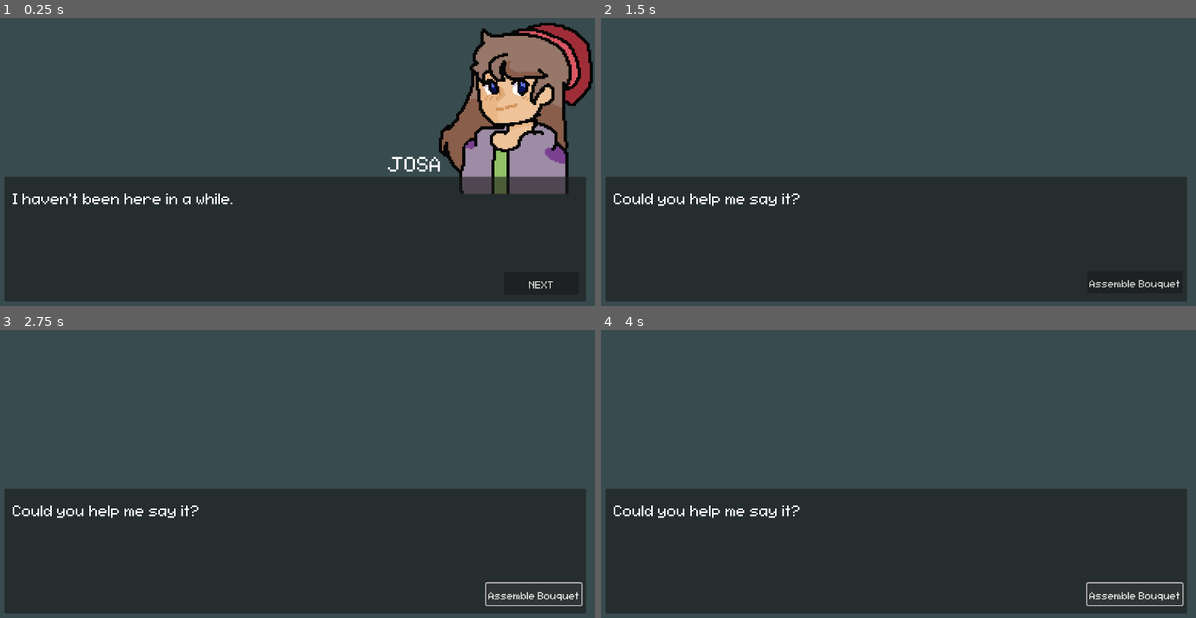
Above: before the commit, frames 1-4 (two rows, left to right).
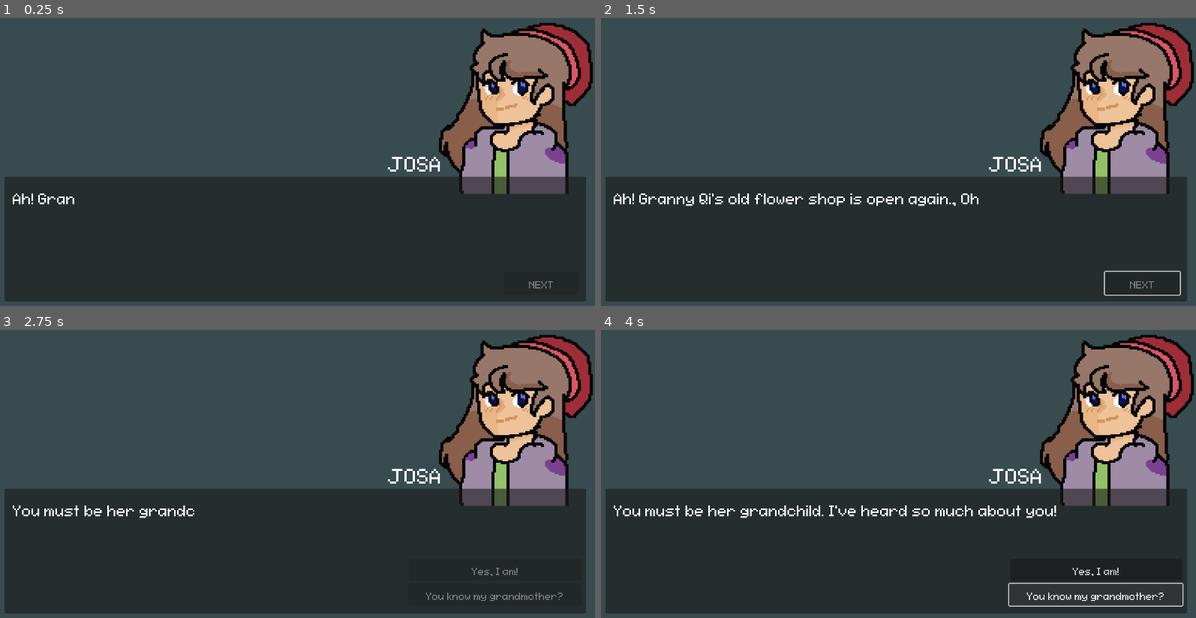
Above: after the commit, the same moments.

Repository: FraN-onLine/Say-it-with-Flowers
Game: Godot game, scene res://UI/DialogueBox.tscn
Two runs of this game, one before a commit and one after it. Both use one fixed random seed, a clock stepped at 60 frames per second and the inputs below.
Inputs (mouse positions are in pixels of both pictures, inside the frame that each line leads up to):
- Up to frame 1 (0.25 s): no input
- Up to frame 2 (1.5 s): click (1142, 282) at 0.5 s, where only the run before the commit has a clickable "NEXT"; click (1142, 282) at 1.25 s, where only the run before the commit has a clickable "NEXT"
- Up to frame 3 (2.75 s): click (535, 594) at 2 s, where only the run before the commit has a clickable "Assemble Bouquet"
- Up to frame 4 (4 s): click (1136, 594) at 2.75 s, where only the run before the commit has a clickable "Assemble Bouquet"; click (1136, 594) at 3.5 s, where only the run before the commit has a clickable "Assemble Bouquet"

The runs differ from the first frame. In frame 1, 0.6% of the frame differs, in the area x 2-93%, y 60-95%; in frame 2, 13%; in frame 3, 12%; in frame 4, 13%, in the area x 2-100%, y 1-97%.

Commit message:
BB Code on dialogues, fixed other sht

Diff:
--- a/SIWF/say-it-with-flowers/Orders/order_manager.gd
+++ b/SIWF/say-it-with-flowers/Orders/order_manager.gd
@@ -24,18 +24,44 @@
 	{
 		"name": "JOSA",
 		"portrait": preload("res://Assets/Characters/Josa.png"),
-		"text": "I haven’t been here in a while.",
+		"text": "Ah! Granny Qi's old flower shop is open again., Oh hello there!",
 		"type": "dialogue",
 		"next_entry_index": 1
 	},
 	{
 		"name": "JOSA",
-		"text": "Your grandma always knew what to say.",
-		"type": "dialogue",
-		"next_entry_index": 2
+		"portrait": preload("res://Assets/Characters/Josa.png"),
+		"text": "You must be her grandchild. I've heard so much about you!",
+		"type": "option",
+		"option_1_text": "Yes, I am!",
+		"option_2_text": "You know my grandmother?",
+		"option_next_indices": [2, 3]
 	},
 	{
-		"text": "Could you help me say it?",
+		"name": "JOSA",
+		"portrait": preload("res://Assets/Characters/Josa.png"),
+		"text": "Such enthusiasm! she also spares flowers for me when i stop by, ones that mean [b]happiness[/b]",
+		"type": "dialogue",
+		"next_entry_index": 4
+	},
+	{
+		"name": "JOSA",
+		"portrait": preload("res://Assets/Characters/Josa.png"),
+		"text": "Well, i often stop by to chat with her. She spares [b]Tickseeds[/b] for me, what a sweet lady, She just knows how to make people feel special.",
+		"type": "dialogue",
+		"next_entry_index": 4
+	},
+	{
+		"name": "JOSA",
+		"portrait": preload("res://Assets/Characters/Josa.png"),
+		"text": "Anyways i'm here to order flowers to show love! Oh? you don't know what to pick?",
+		"type": "dialogue",
+		"next_entry_index": 5
+	},
+	{
+		"name": "JOSA",
+		"portrait": preload("res://Assets/Characters/Josa.png"),
+		"text": "then, [b]Red Chrysanthemums![/b] Assemble something special for me, will you?",
 		"type": "assemble"
 	},
 	{
--- a/SIWF/say-it-with-flowers/UI/DialogueBox.tscn
+++ b/SIWF/say-it-with-flowers/UI/DialogueBox.tscn
@@ -1,8 +1,9 @@
-[gd_scene load_steps=4 format=3 uid="uid://bncxdntdwv31b"]
+[gd_scene load_steps=5 format=3 uid="uid://bncxdntdwv31b"]
 
 [ext_resource type="Texture2D" uid="uid://2lhe87nidm4h" path="res://Assets/Characters/Josa.png" id="1_4i1j6"]
 [ext_resource type="Script" uid="uid://bdr7ns87rgexw" path="res://UI/dialogue_box.gd" id="1_ys8mp"]
 [ext_resource type="FontFile" uid="uid://ci73tgdvfkr2b" path="res://Assets/fs-pixel-sans-unicode-regular.ttf" id="2_ys8mp"]
+[ext_resource type="FontFile" uid="uid://b1smo7488bnqg" path="res://Assets/Silkscreen-Bold.ttf" id="4_5mryu"]
 
 [node name="DialogueBox" type="CanvasLayer" groups=["dialog_box"]]
 script = ExtResource("1_ys8mp")
@@ -40,7 +41,10 @@
 offset_right = 1119.0
 offset_bottom = 618.0
 theme_override_fonts/normal_font = ExtResource("2_ys8mp")
+theme_override_fonts/bold_font = ExtResource("4_5mryu")
 theme_override_font_sizes/normal_font_size = 48
+theme_override_font_sizes/bold_font_size = 28
+bbcode_enabled = true
 text = "UR MOM DED"
 
 [node name="Next" type="Button" parent="."]
@@ -62,7 +66,7 @@
 text = "Assemble Bouquet"
 
 [node name="Option1" type="Button" parent="."]
-offset_left = 943.0
+offset_left = 795.0
 offset_top = 527.0
 offset_right = 1126.0
 offset_bottom = 569.0
@@ -71,7 +75,7 @@
 text = "Option 1"
 
 [node name="Option2" type="Button" parent="."]
-offset_left = 943.0
+offset_left = 793.0
 offset_top = 575.0
 offset_right = 1126.0
 offset_bottom = 617.0
--- a/SIWF/say-it-with-flowers/UI/dialogue_box.gd
+++ b/SIWF/say-it-with-flowers/UI/dialogue_box.gd
@@ -15,10 +15,22 @@
 var current_index: int = 0
 var current_entry: Dictionary
 
+
+# =========================
+# ADD: Typing effect config
+# =========================
+@export var typing_speed := 0.03 # seconds per character
+
+var _full_text: String = ""
+var _typing := false
+var _typing_tween: Tween
+
+
 func start(dialogue_array: Array, start_index := 0) -> void:
 	dialogue_data = dialogue_array
 	current_index = start_index
 	_show_entry()
+
 
 func _show_entry() -> void:
 	if current_index < 0 or current_index >= dialogue_data.size():
@@ -32,7 +44,11 @@
 	dialog_label.text = current_entry.get("text", "")
 	portrait.texture = current_entry.get("portrait", null)
 
+	# ADD: start typing instead of instant text
+	_start_typing(current_entry.get("text", ""))
+
 	_update_buttons()
+
 
 func _update_buttons() -> void:
 	next_button.visible = false
@@ -54,23 +70,86 @@
 			option_1.text = current_entry.get("option_1_text", "Option 1")
 			option_2.text = current_entry.get("option_2_text", "Option 2")
 
+
+# =========================
+# ADD: Typing effect logic
+# =========================
+func _start_typing(text: String) -> void:
+	if _typing_tween and _typing_tween.is_running():
+		_typing_tween.kill()
+
+	_full_text = text
+	dialog_label.text = ""
+	_typing = true
+
+	# Disable input buttons while typing
+	_set_buttons_disabled(true)
+
+	_typing_tween = create_tween()
+	for i in _full_text.length():
+		_typing_tween.tween_callback(
+			func():
+				dialog_label.text += _full_text[i]
+		).set_delay(typing_speed)
+
+	_typing_tween.tween_callback(_finish_typing)
+
+
+func _finish_typing() -> void:
+	_typing = false
+	dialog_label.text = _full_text
+	_set_buttons_disabled(false)
+
+
+func _set_buttons_disabled(disabled: bool) -> void:
+	next_button.disabled = disabled
+	assemble_button.disabled = disabled
+	option_1.disabled = disabled
+	option_2.disabled = disabled
+
+
+func _skip_typing_if_needed() -> bool:
+	if _typing:
+		if _typing_tween:
+			_typing_tween.kill()
+		_finish_typing()
+		return true
+	return false
+
+
+# =========================
+# Button callbacks (extended)
+# =========================
 func _on_Next_pressed() -> void:
+	if _skip_typing_if_needed():
+		return
 	_go_to_next(current_entry.get("next_entry_index", -1))
 
+
 func _on_Assemble_pressed() -> void:
+	if _skip_typing_if_needed():
+		return
 	assemble_requested.emit(current_index)
 
+
 func _on_Option1_pressed() -> void:
+	if _skip_typing_if_needed():
+		return
 	_select_option(0)
 
+
 func _on_Option2_pressed() -> void:
+	if _skip_typing_if_needed():
+		return
 	_select_option(1)
+
 
 func _select_option(option_idx: int) -> void:
 	var indices = current_entry.get("option_next_indices", [])
 	if option_idx >= indices.size():
 		return
 	_go_to_next(indices[option_idx])
+
 
 func _go_to_next(next_index: int) -> void:
 	if next_index == -1:
Binary file added: SIWF/say-it-with-flowers/Assets/Silkscreen-Bold.ttf
Not shown, added: SIWF/say-it-with-flowers/Assets/Silkscreen-Bold.ttf.import
